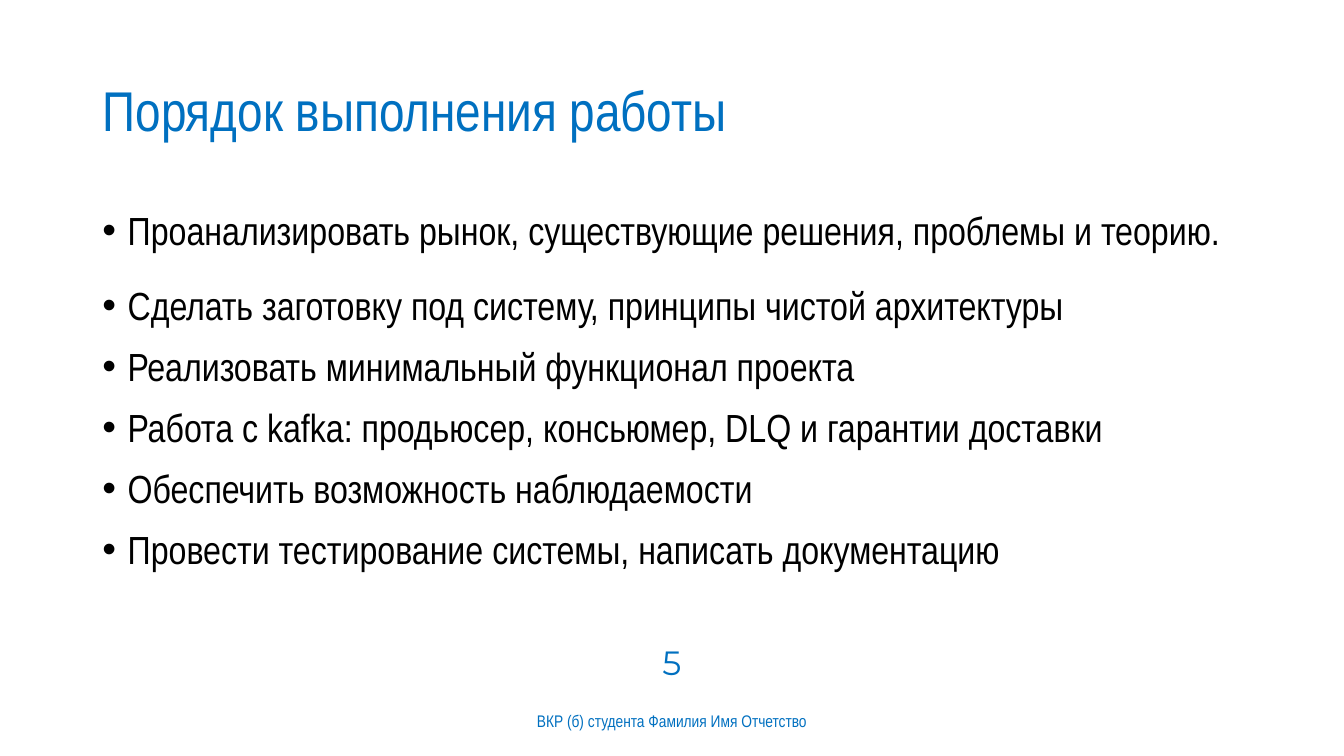
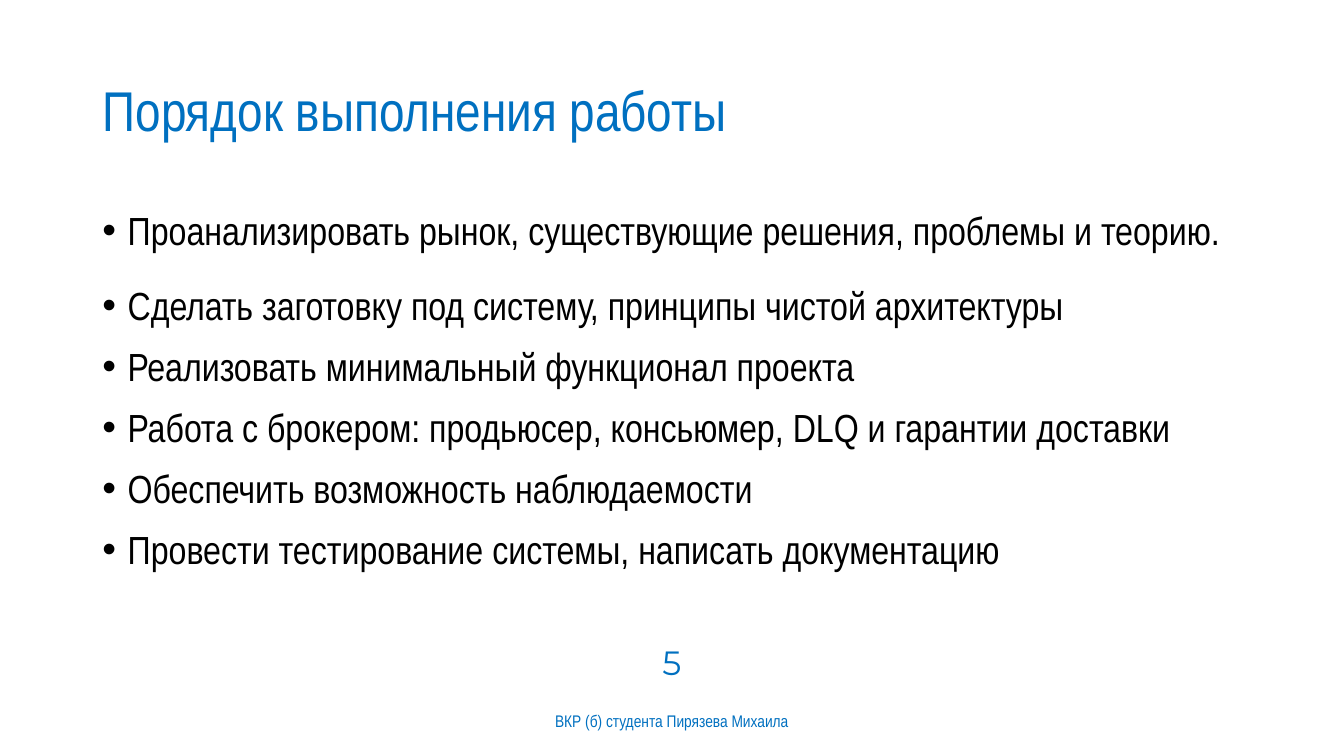
Before and after one commit to MAPiryazev/Diploma, a slide deck: slide 5 of docs/презентация.pptx. Drawn at 1344x756 pixels with LibreOffice and Linux fonts; fonts in the diff are those of the drawing; background and template pictures are left out. Boxes give left, top, right and bottom in pixels: in the first picture for what was removed or moved away, otherwise in the second. Text is boxed around its words. In the diff, an @@ line names an element or a change of style, - is before the commit and + after.

```diff
--- a/docs/презентация.pptx
+++ b/docs/презентация.pptx
@@ text at bbox=[128, 413, 1170, 449]: text changed @@
-• Работа с kafka: продьюсер, консьюмер, DLQ и гарантии доставки
+• Работа с брокером: продьюсер, консьюмер, DLQ и гарантии доставки
@@ text at bbox=[555, 714, 789, 731]: text changed @@
-ВКР (б) студента Фамилия Имя Отчетство
+ВКР (б) студента Пирязева Михаила
```
Also in this commit, not shown: 4 other slides changed, 10 slides added, 12 slides removed, 6 other files.
